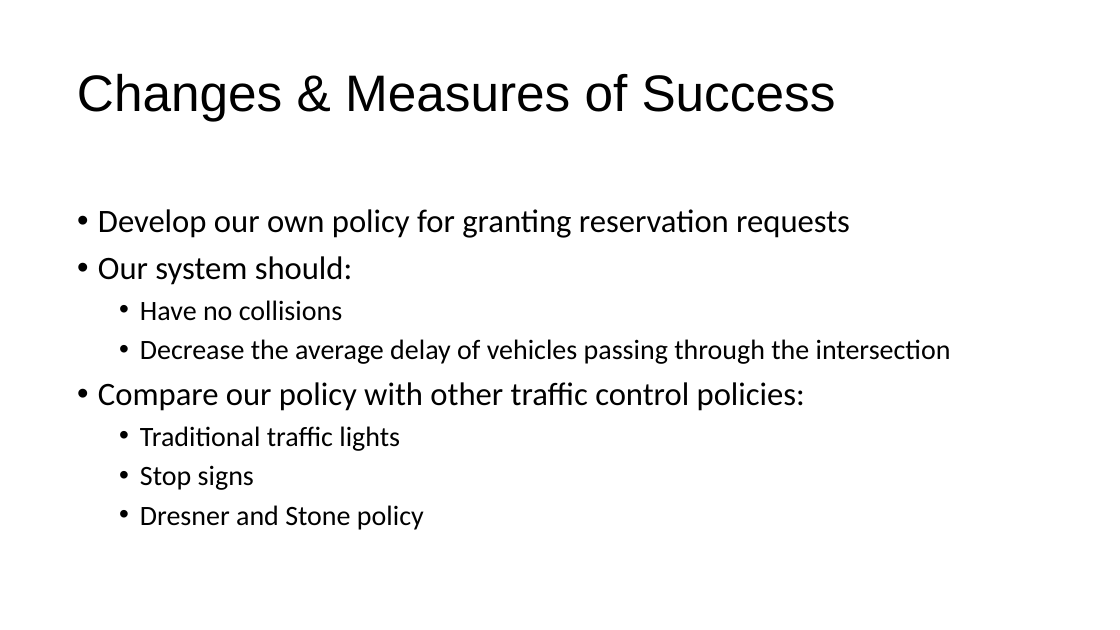
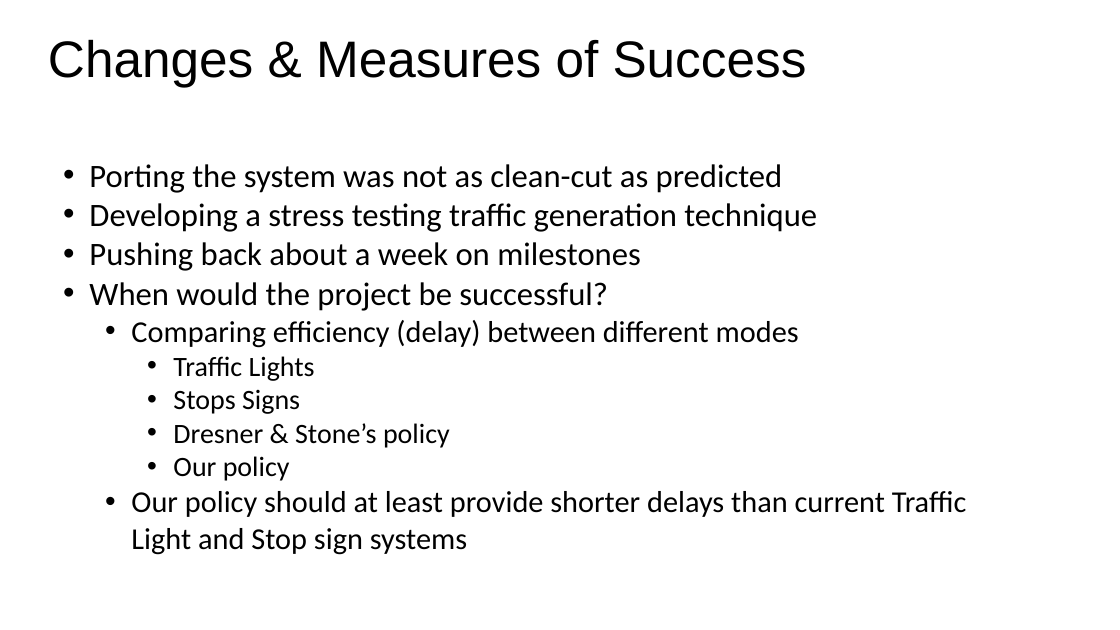
Before and after one commit to adfayed/aim_ros, a slide deck: slide 4 of Project Progress.pptx. Drawn at 1120x630 pixels with LibreOffice and Linux fonts; fonts in the diff are those of the drawing. Boxes give left, top, right and bottom in pixels: in the first picture for what was removed or moved away, otherwise in the second. Text is boxed around its words. In the diff, an @@ line names an element or a change of style, - is before the commit and + after.

```diff
--- a/Project Progress.pptx
+++ b/Project Progress.pptx
@@ title "Changes & Measures of Success": place and size @@
-title "Changes & Measures of Success" at (77,73,836,121)
+title "Changes & Measures of Success" at (48,39,807,87)
@@ text added at (89,164,967,555), 28 pt, text #000000 @@
+• Porting the system was not as clean-cut as predicted
+• Developing a stress testing traffic generation technique
+• Pushing back about a week on milestones
+• When would the project be successful?
+  • Comparing efficiency (delay) between different modes
+    • Traffic Lights
+    • Stops Signs
+    • Dresner & Stone’s policy
+    • Our policy
+  • Our policy should at least provide shorter delays than current Traffic Light and Stop sign systems
@@ subtitle removed at (98,209,951,530) @@
-• Develop our own policy for granting reservation requests
-• Our system should:
-  • Have no collisions
-  • Decrease the average delay of vehicles passing through the intersection
-• Compare our policy with other traffic control policies:
-  • Traditional traffic lights
-  • Stop signs
-  • Dresner and Stone policy
```
Also in this commit, not shown: 2 other slides changed, 1 other file.
